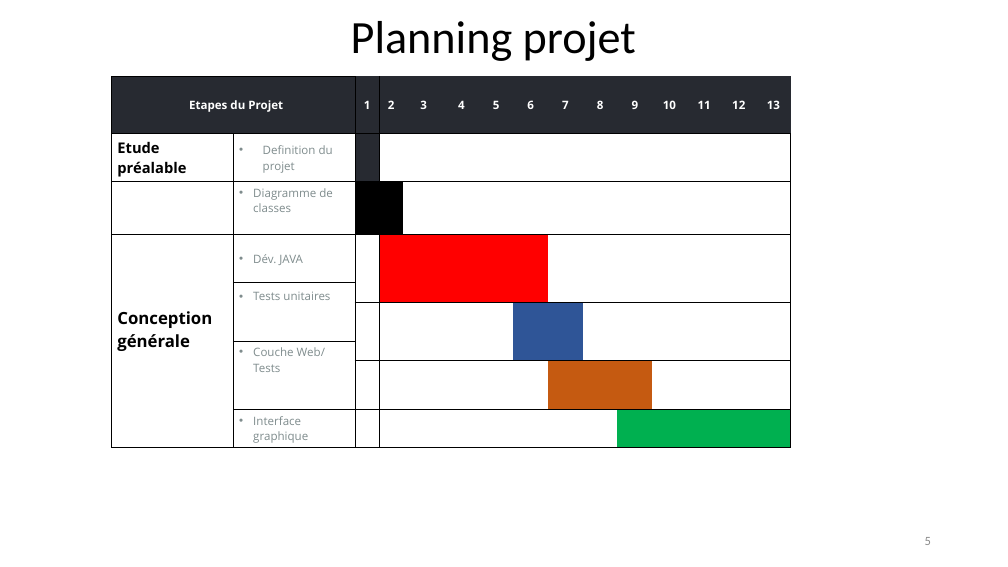
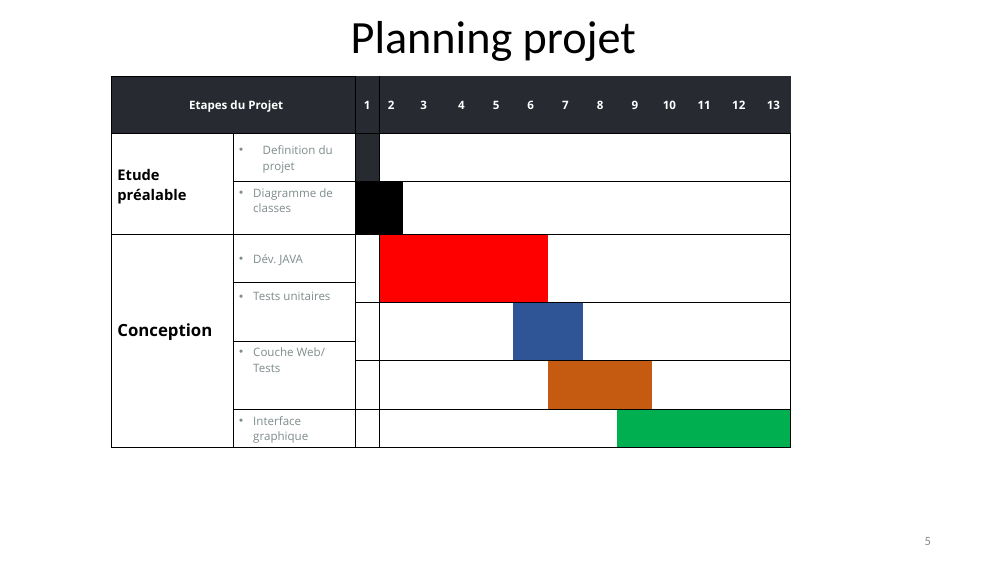
Before and after one commit to JohnPMendy/ProjetVoyage, a slide deck: slide 5 of SoutenanceProjetFinal.pptx. Drawn at 1008x567 pixels with LibreOffice and Linux fonts; fonts in the diff are those of the drawing; background and template pictures are left out. Boxes give left, top, right and bottom in pixels: in the first picture for what was removed or moved away, otherwise in the second. Text is boxed around its words. In the diff, an @@ line names an element or a change of style, - is before the commit and + after.

```diff
--- a/SoutenanceProjetFinal.pptx
+++ b/SoutenanceProjetFinal.pptx
@@ table at (112, 76, 792, 447) @@
-row 4, column 1: Conception générale
+row 4, column 1: Conception
```
Also in this commit, not shown: 1 other slide changed, 1 slide added, 3 slides removed.
